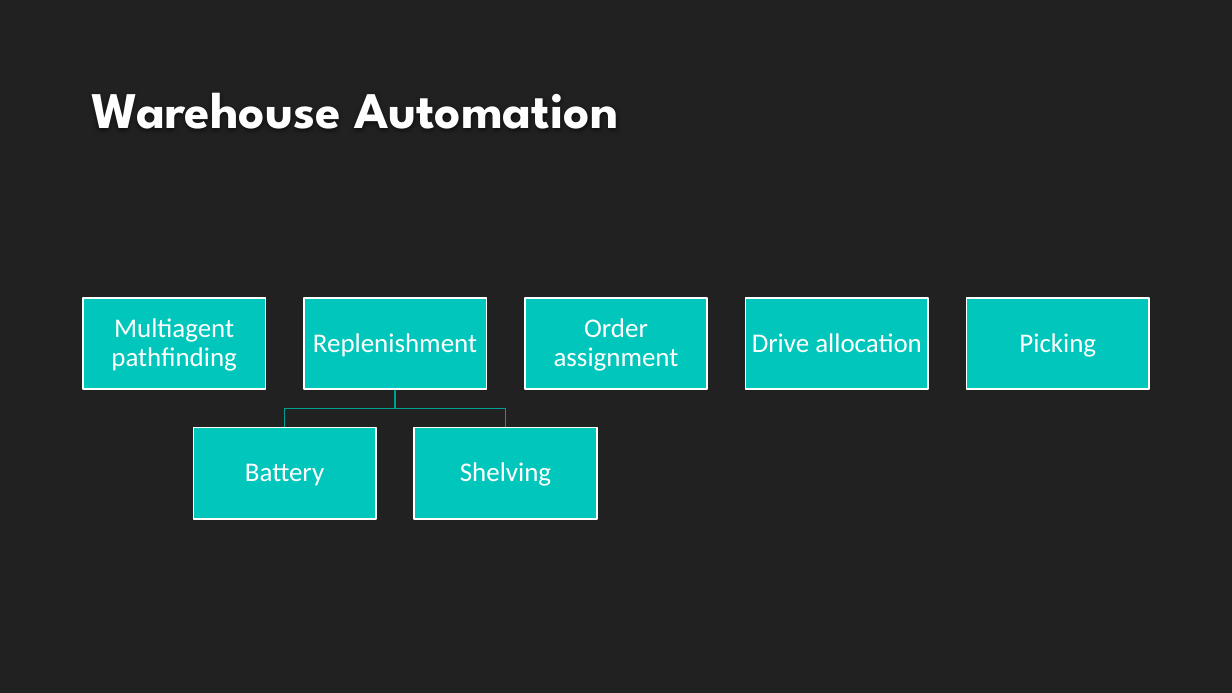
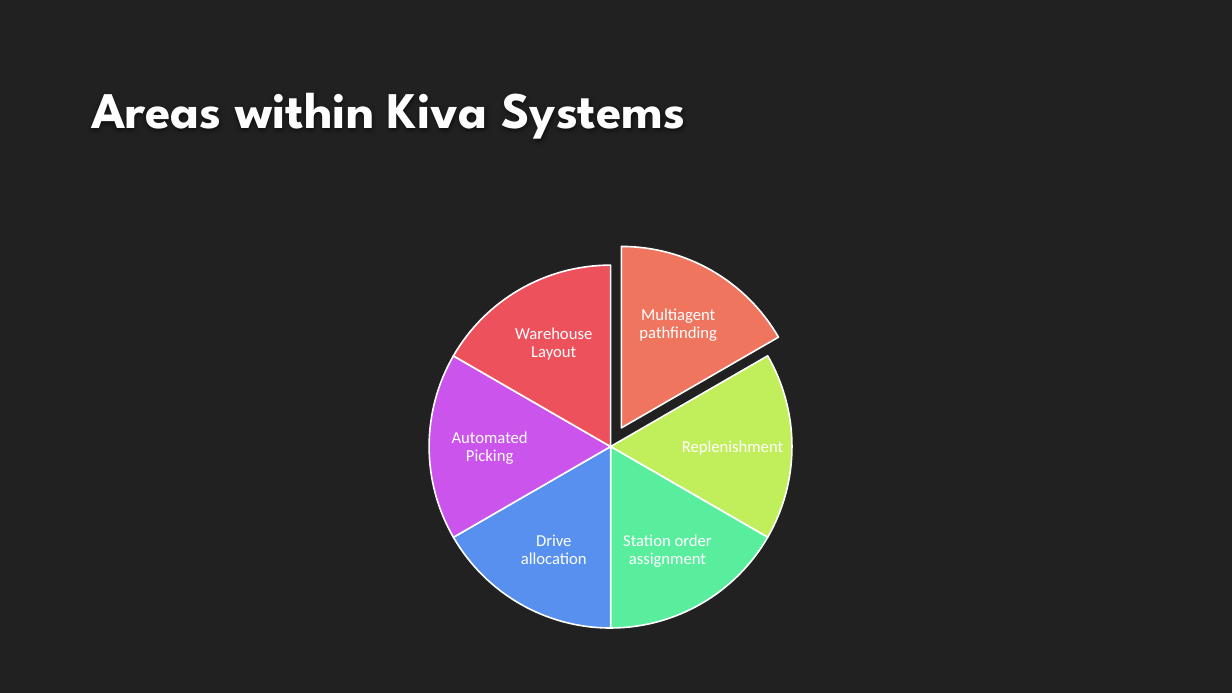
Before and after one commit to VikingDai/Honours-MAPF, a slide deck: slide 13 of Documents/Intermediate Presentation/NewPresentation.pptx. Drawn at 1232x693 pixels with LibreOffice and Linux fonts; fonts in the diff are those of the drawing; background and template pictures are left out. Boxes give left, top, right and bottom in pixels: in the first picture for what was removed or moved away, otherwise in the second. Text is boxed around its words. In the diff, an @@ line names an element or a change of style, - is before the commit and + after.

```diff
--- a/Documents/Intermediate Presentation/NewPresentation.pptx
+++ b/Documents/Intermediate Presentation/NewPresentation.pptx
@@ title at box(91, 92, 685, 139): text changed @@
-Warehouse Automation
+Areas within Kiva Systems
@@ text "Multiagent pathfinding": place and size @@
-text "Multiagent pathfinding" at box(111, 318, 236, 371)
+text "Multiagent pathfinding" at box(639, 308, 716, 341)
@@ group removed at box(83, 298, 1150, 519): 7 rectangles, 2 freeform shapes, 2 texts @@
-Battery
-Shelving
@@ group added at box(429, 247, 803, 628): 6 pie slice (boxed as its full ellipse)s, 1 text @@
+Warehouse Layout
@@ text "Replenishment": place and size @@
-text "Replenishment" at box(313, 333, 477, 357)
+text "Replenishment" at box(682, 440, 783, 455)
@@ text at box(452, 431, 528, 464): text changed; size 21 to 13 pt @@
-Picking
+Automated Picking
@@ size 21 to 13 pt; less space between paragraphs in 3 elements at box(639, 308, 716, 341), box(682, 440, 783, 455), box(521, 534, 587, 564) @@
@@ text "Drive allocation": place and size @@
-text "Drive allocation" at box(752, 333, 922, 353)
+text "Drive allocation" at box(521, 534, 587, 564)
@@ text at box(623, 534, 712, 567): text changed; size 21 to 13 pt @@
-Order assignment
+Station order assignment
```
Also in this commit, not shown: 17 other slides changed, 23 slides added, 12 slides removed, 3 other files.
